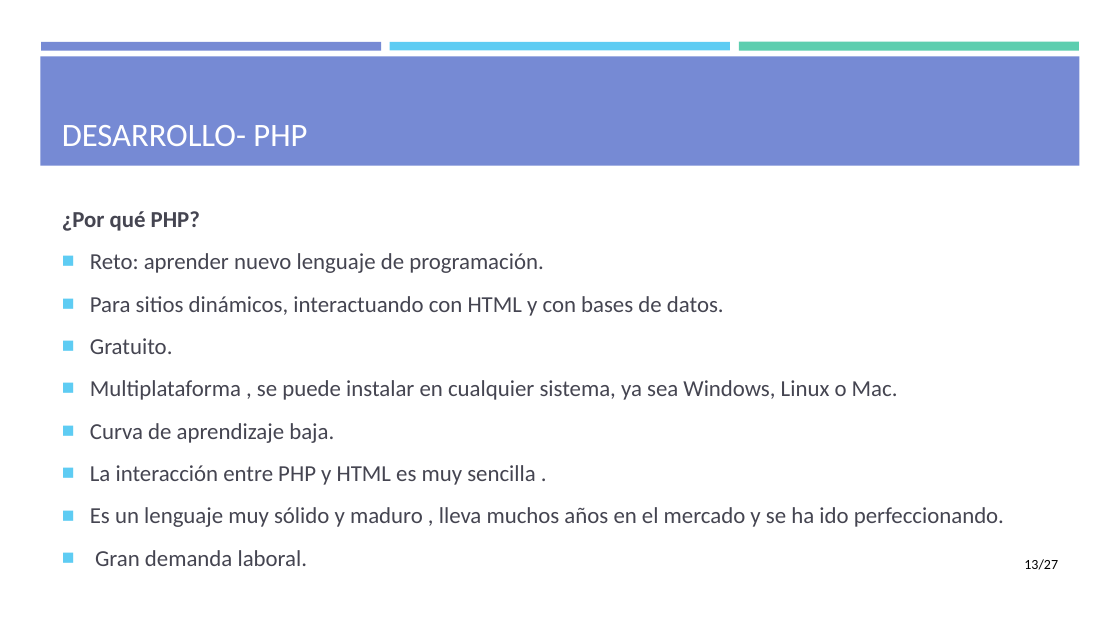
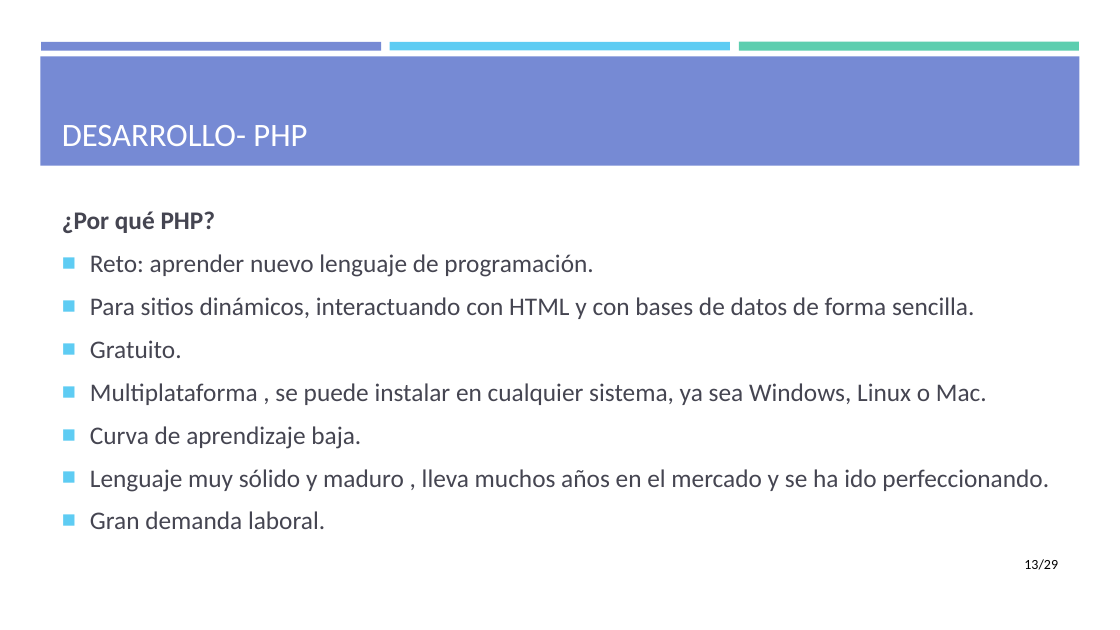
Before and after one commit to mdlunag/tfg, a slide deck: slide 13 of tfg_presentacio.pptx. Drawn at 1120x630 pixels with LibreOffice and Linux fonts; fonts in the diff are those of the drawing. Boxes give left, top, right and bottom in pixels: in the first picture for what was removed or moved away, otherwise in the second. Text is boxed around its words. In the diff, an @@ line names an element or a change of style, - is before the commit and + after.

```diff
--- a/tfg_presentacio.pptx
+++ b/tfg_presentacio.pptx
@@ text at (62,211,987,529): size 19.6 to 21.7 pt in "¿Por qué PHP?", "Reto: aprender nuevo lenguaje de programación.", "Gratuito.", "Multiplataforma , se puede instalar en cualquier ..." and 2 more places @@
@@ text at (90,297,974,319): text changed; size 19.6 to 21.7 pt @@
-■ Para sitios dinámicos, interactuando con HTML y con bases de datos.
+■ Para sitios dinámicos, interactuando con HTML y con bases de datos de forma sencilla.
@@ text at (90,469,1049,492): text changed; size 19.6 to 21.7 pt @@
-■ La interacción entre PHP y HTML es muy sencilla .
-■ Es un lenguaje muy sólido y maduro , lleva muchos años en el mercado y se ha ido perfeccionando.
+■ Lenguaje muy sólido y maduro , lleva muchos años en el mercado y se ha ido perfeccionando.
@@ page number at (1024,559,1058,570): text changed @@
-13/27
+13/29
```
Also in this commit, not shown: 6 other slides changed.
